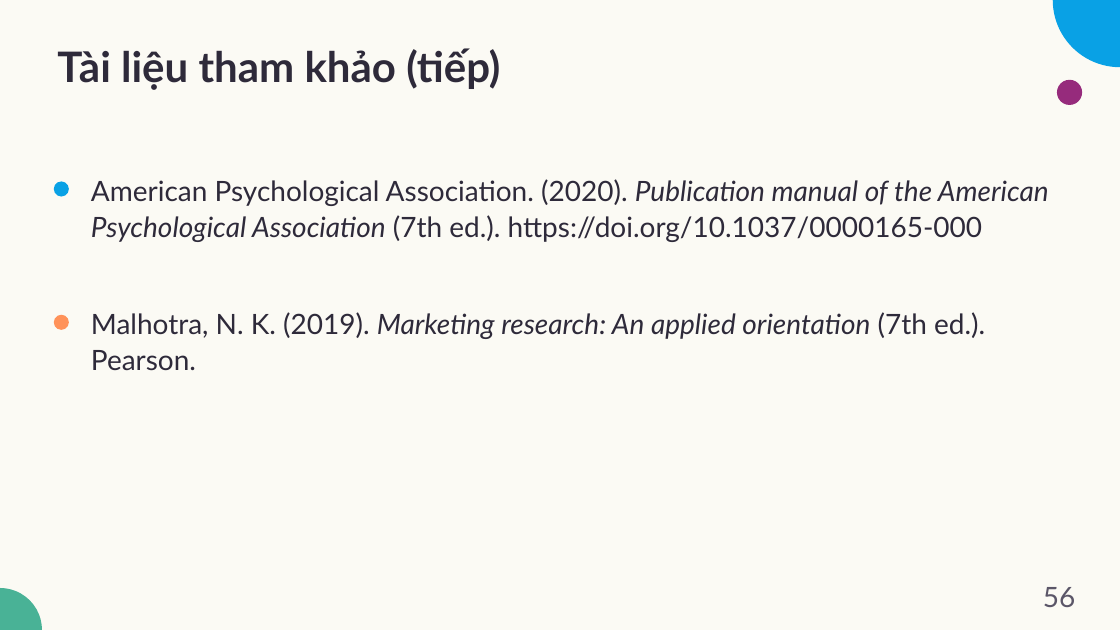
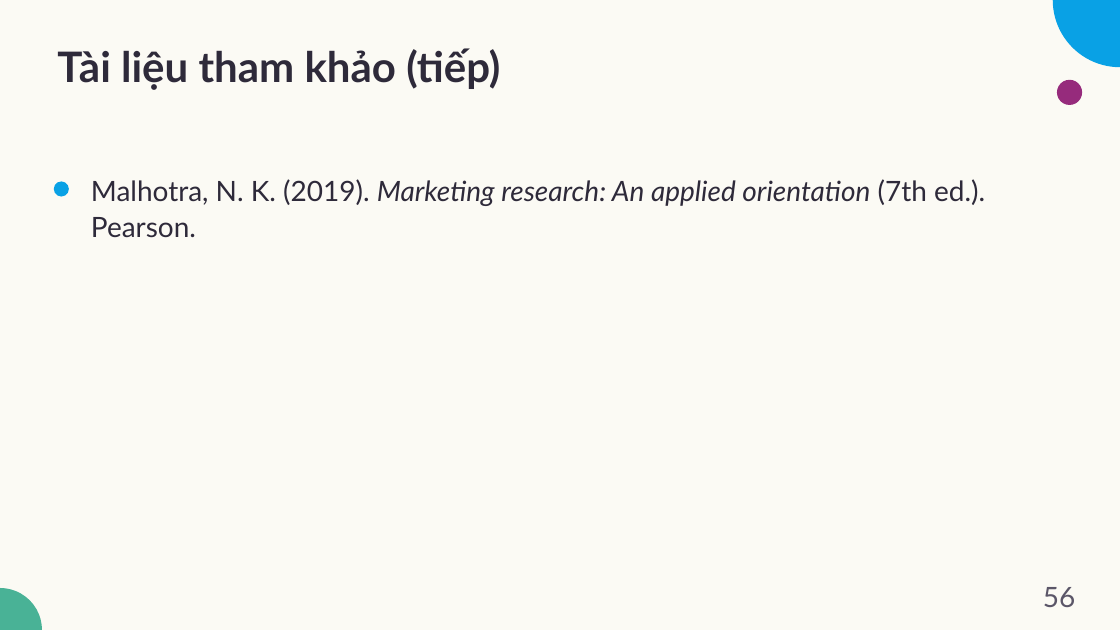
Before and after one commit to dnbaoquyen/academic-pptx-skill, a slide deck: slide 56 of mkt1107/output/MKT1107_W02_slides.pptx. Drawn at 1120x630 pixels with LibreOffice and Linux fonts; fonts in the diff are those of the drawing. Boxes give left, top, right and bottom in pixels: in the first picture for what was removed or moved away, otherwise in the second. Text is boxed around its words. In the diff, an @@ line names an element or a change of style, - is before the commit and + after.

```diff
--- a/mkt1107/output/MKT1107_W02_slides.pptx
+++ b/mkt1107/output/MKT1107_W02_slides.pptx
@@ text "Malhotra, N. K. (2019). Marketing ...": place and size @@
-text "Malhotra, N. K. (2019). Marketing ..." at (91,312,985,371)
+text "Malhotra, N. K. (2019). Marketing ..." at (91,179,985,238)
@@ text removed at (91,179,1049,242) @@
-American Psychological Association. (2020). Publication manual of the American Psychological Association (7th ed.). https://doi.org/10.1037/0000165-000
@@ ellipse removed at (54,315,69,330) @@
```
Also in this commit, not shown: 4 other slides changed, 14 other files.
